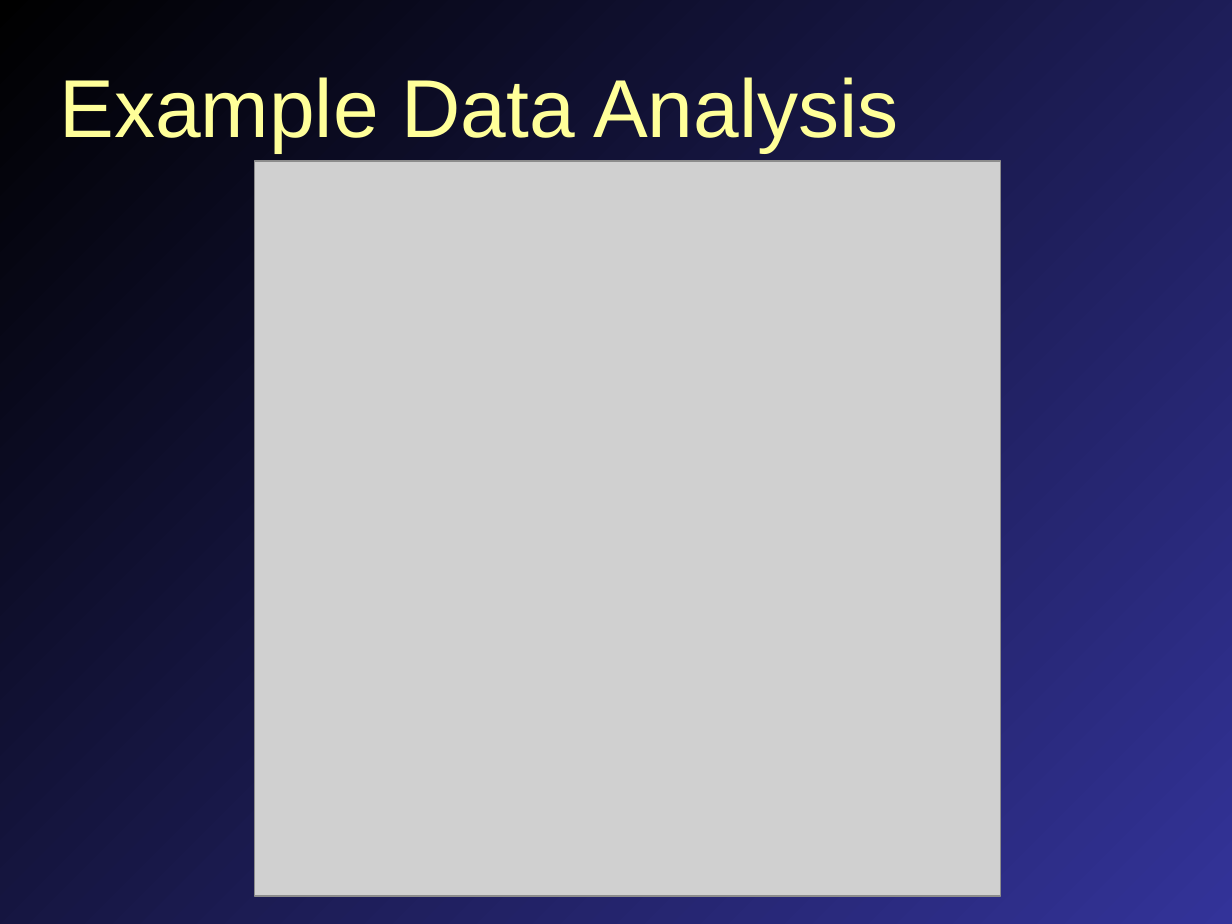
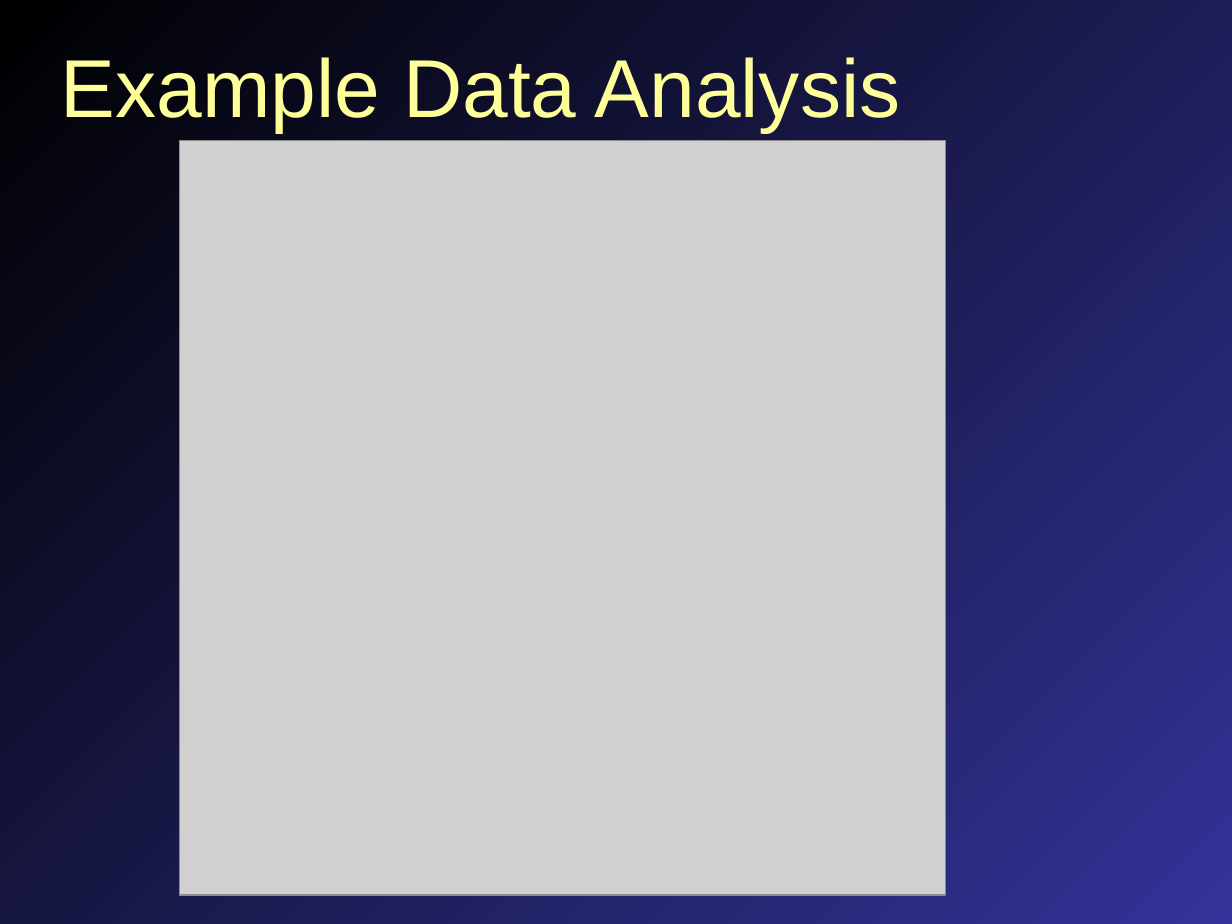
Before and after one commit to mavigozler/mavigozler.github.io, a slide deck: slide 13 of Teaching/Chemistry/Labs/FCC Chem 3A Expt 12b Determination of Citric Acid in Soda.pptx (slide 12 before the commit). Drawn at 1232x924 pixels with LibreOffice and Linux fonts; fonts in the diff are those of the drawing; grey boxes stand for pictures. Boxes give left, top, right and bottom in pixels: in the first picture for what was removed or moved away, otherwise in the second. Text is boxed around its words. In the diff, an @@ line names an element or a change of style, - is before the commit and + after.

```diff
--- a/Teaching/Chemistry/Labs/FCC Chem 3A Expt 12b Determination of Citric Acid in Soda.pptx
+++ b/Teaching/Chemistry/Labs/FCC Chem 3A Expt 12b Determination of Citric Acid in Soda.pptx
@@ title "Example Data Analysis": place and size @@
-title "Example Data Analysis" at <box>59,77,899,153</box>
+title "Example Data Analysis" at <box>61,57,901,132</box>
@@ picture: place and size @@
-picture at <box>255,161,1002,897</box>
+picture at <box>179,140,945,894</box>
```
Also in this commit, not shown: 3 other slides changed, 1 slide added, 4 other files.
